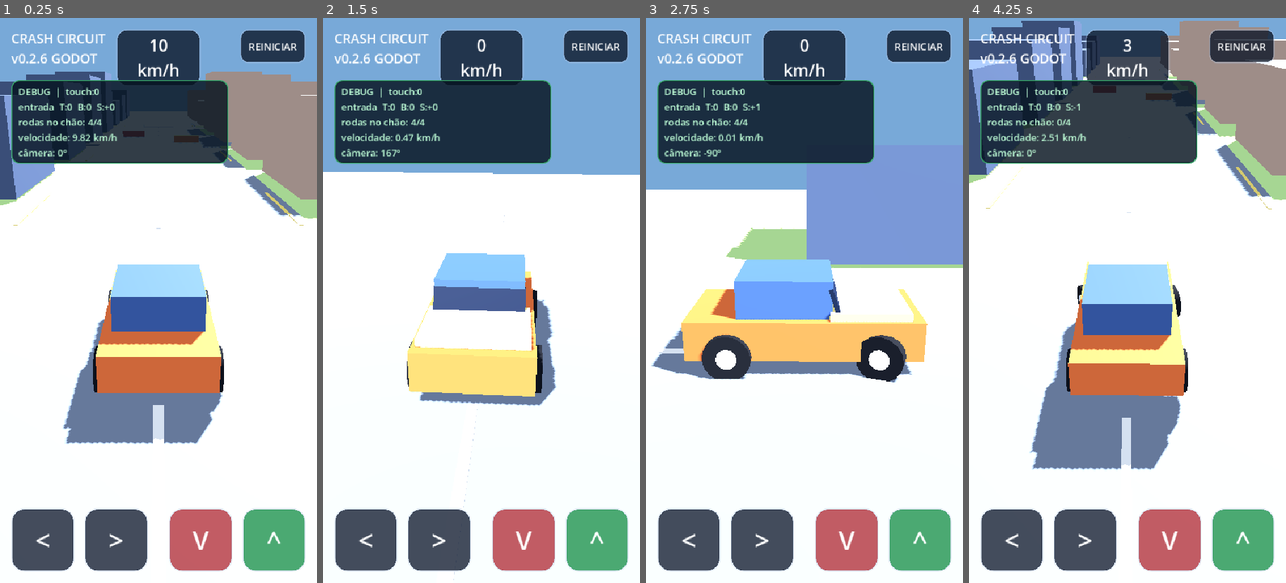
Above: before the commit, frames 1-4 (left to right).
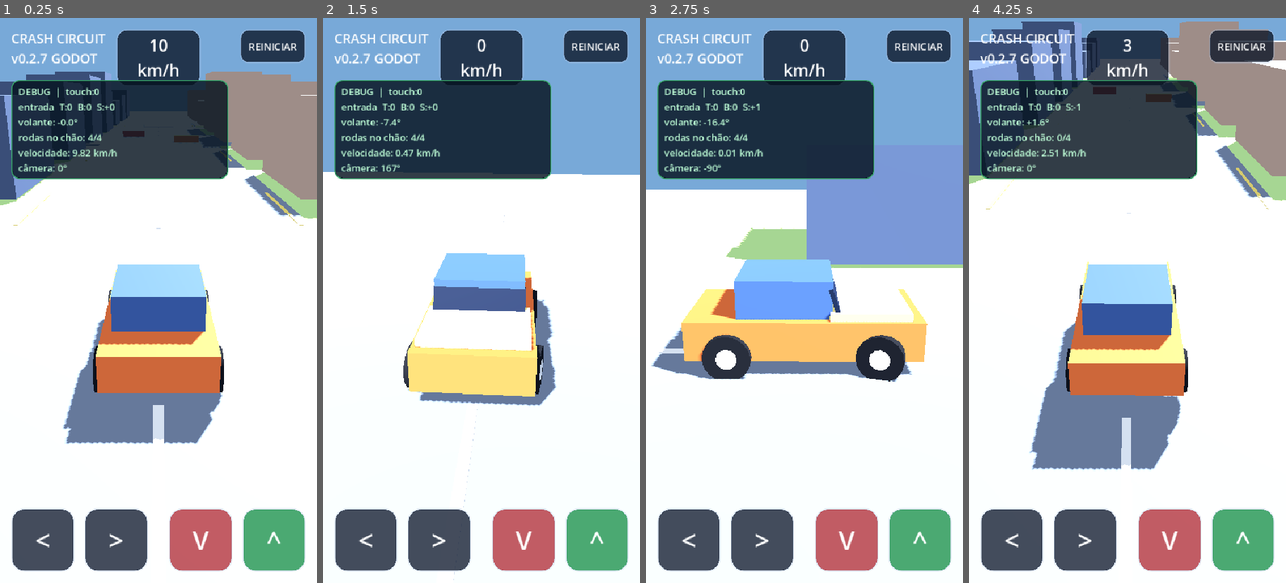
Above: after the commit, the same moments.

Repository: rasuda/Cargame-
Game: Godot game, scene res://scenes/main.tscn
Two runs of this game, one before a commit and one after it. Both use one fixed random seed, a clock stepped at 60 frames per second and the inputs below.
Inputs (mouse positions are in pixels of both pictures, inside the frame that each line leads up to):
- Up to frame 1 (0.25 s): no input
- Up to frame 2 (1.5 s): move the mouse to (551, 272) at 0.52 s; hold D (steer_right) 0.53-1.25 s; tap C (cycle_camera) at 0.6 s; click (551, 272) at 0.67 s; drag from (418, 328) to (465, 413) at 1.27 s
- Up to frame 3 (2.75 s): move the mouse to (836, 176) at 2.02 s; hold D (steer_right) from 2.03 s (still down); tap C (cycle_camera) at 2.1 s
- Up to frame 4 (4.25 s): release D (steer_right) at 2.75 s; drag from (1111, 413) to (1032, 215) at 2.77 s; move the mouse to (1222, 385) at 3.52 s; hold A (steer_left) from 3.53 s (still down); tap C (cycle_camera) at 3.6 s; tap R (reset_car) at 4.15 s

The runs differ from the first frame. In frame 1, 2.9% of the frame differs, in the area x 3-72%, y 6-29%; in frame 2, 3.0%; in frame 3, 3.0%; in frame 4, 4.1%, in the area x 0-100%, y 0-80%.

Commit message:
Make steering progressive and reset physics safely

Diff:
--- a/scripts/arcade_car.gd
+++ b/scripts/arcade_car.gd
@@ -4,13 +4,15 @@
 const MAX_ENGINE_FORCE := 1600.0
 const MAX_BRAKE_FORCE := 80.0
 const MAX_STEERING := deg_to_rad(20.0)
-const STEERING_SPEED := 2.5
+const STEERING_INPUT_SPEED := deg_to_rad(24.0)
+const STEERING_RETURN_SPEED := deg_to_rad(45.0)
 
 var throttle_input := 0.0
 var brake_input := 0.0
 var steering_input := 0.0
 var spawn_transform := Transform3D.IDENTITY
 var wheels: Array[VehicleWheel3D] = []
+var reset_requested := false
 
 
 func _ready() -> void:
@@ -36,7 +38,9 @@
 
 	engine_force = requested_engine * MAX_ENGINE_FORCE
 	brake = requested_brake * MAX_BRAKE_FORCE
-	steering = move_toward(steering, -steering_input * MAX_STEERING, STEERING_SPEED * delta)
+	var steering_target := -steering_input * MAX_STEERING
+	var steering_speed := STEERING_INPUT_SPEED if absf(steering_input) > 0.01 else STEERING_RETURN_SPEED
+	steering = move_toward(steering, steering_target, steering_speed * delta)
 
 	if global_position.y < -8.0 or abs(global_position.x) > 55.0:
 		reset_to_spawn()
@@ -49,13 +53,21 @@
 
 
 func reset_to_spawn() -> void:
-	global_transform = spawn_transform
-	reset_physics_interpolation()
-	linear_velocity = Vector3.ZERO
-	angular_velocity = Vector3.ZERO
+	reset_requested = true
 	engine_force = 0.0
 	brake = 0.0
 	sleeping = false
+
+
+func _integrate_forces(state: PhysicsDirectBodyState3D) -> void:
+	if not reset_requested:
+		return
+	state.transform = spawn_transform
+	state.linear_velocity = Vector3.ZERO
+	state.angular_velocity = Vector3.ZERO
+	steering = 0.0
+	reset_requested = false
+	reset_physics_interpolation()
 
 
 func speed_kmh() -> float:
--- a/scripts/hud.gd
+++ b/scripts/hud.gd
@@ -1,7 +1,7 @@
 class_name GameHud
 extends Control
 
-const VERSION := "v0.2.6 GODOT"
+const VERSION := "v0.2.7 GODOT"
 
 var title_label: Label
 var speed_label: Label
@@ -22,9 +22,9 @@
 	_layout()
 
 
-func set_telemetry(speed: float, ground_count: int, throttle: float, brake_value: float, steer: float, touches: int, camera_degrees: float) -> void:
+func set_telemetry(speed: float, ground_count: int, throttle: float, brake_value: float, steer: float, steering_degrees: float, touches: int, camera_degrees: float) -> void:
 	speed_label.text = "%d\nkm/h" % roundi(speed)
-	debug_label.text = "DEBUG  |  touch:%d\nentrada  T:%.0f  B:%.0f  S:%+.0f\nrodas no chão: %d/4\nvelocidade: %.2f km/h\ncâmera: %.0f°" % [touches, throttle, brake_value, steer, ground_count, speed, camera_degrees]
+	debug_label.text = "DEBUG  |  touch:%d\nentrada  T:%.0f  B:%.0f  S:%+.0f\nvolante: %+.1f°\nrodas no chão: %d/4\nvelocidade: %.2f km/h\ncâmera: %.0f°" % [touches, throttle, brake_value, steer, steering_degrees, ground_count, speed, camera_degrees]
 
 
 func action_at(point: Vector2) -> String:
--- a/scripts/main.gd
+++ b/scripts/main.gd
@@ -39,7 +39,7 @@
 		hud.toggle_debug()
 
 	_update_camera(delta)
-	hud.set_telemetry(car.speed_kmh(), car.grounded_wheels(), throttle, brake_value, steer, touch_actions.size(), rad_to_deg(camera_yaw))
+	hud.set_telemetry(car.speed_kmh(), car.grounded_wheels(), throttle, brake_value, steer, rad_to_deg(car.steering), touch_actions.size(), rad_to_deg(camera_yaw))
 
 
 func _input(event: InputEvent) -> void:
Not shown, changed: export_presets.cfg
Not shown, changed: .github/workflows/deploy.yml
